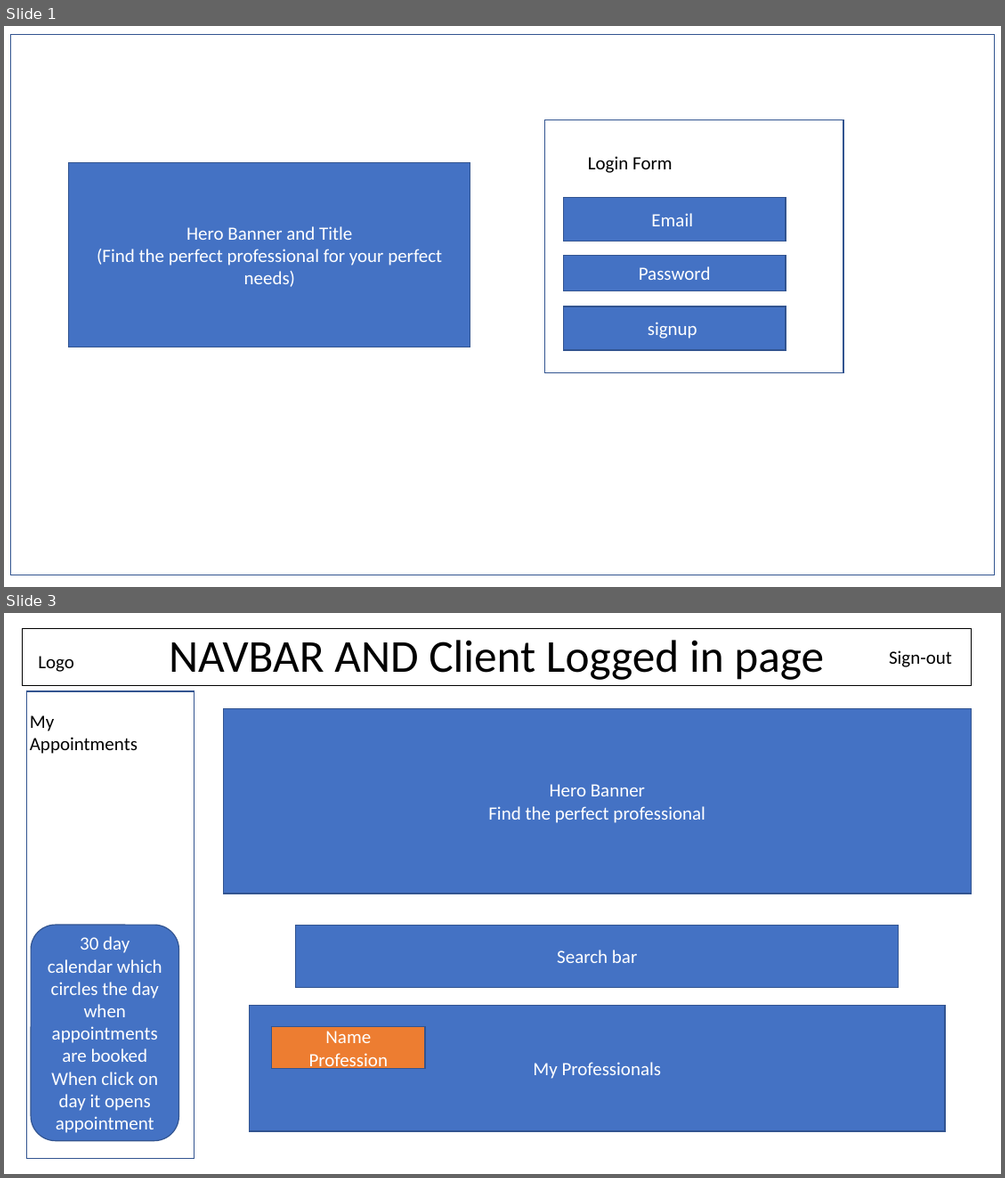
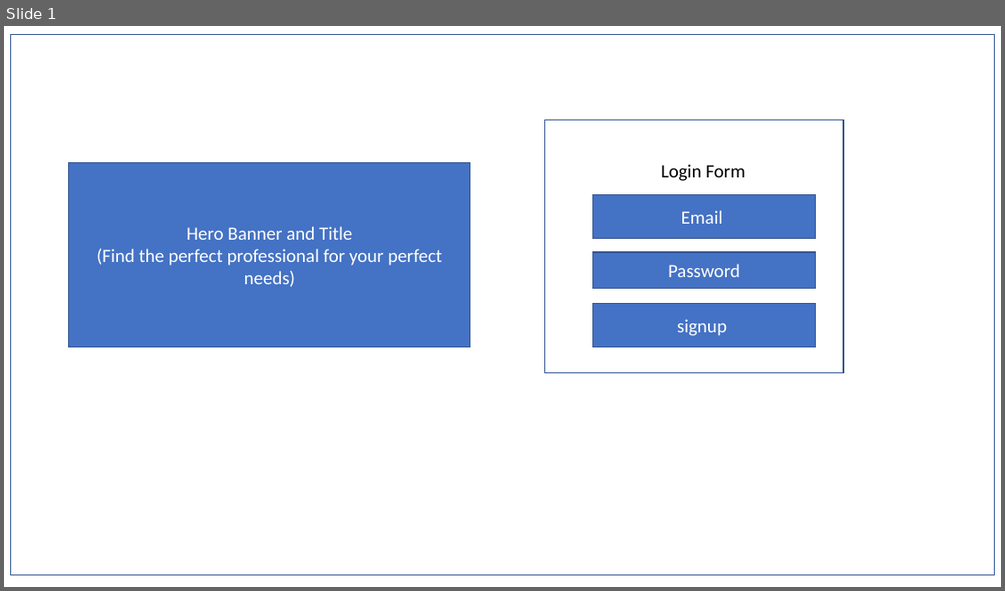
Before and after one commit to breakfireaus/Inter-book, a slide deck: File documents/Wireframe.pptx. Shown one above the other, each under a label of ours: slides 1 and 3 before the commit, slide 1 after it; the slides between them are not shown. The pictures are 1005x1178 and 1005x591 pixels, drawn with LibreOffice and Linux fonts; fonts in the diff are those of the drawing. Boxes give left, top, right and bottom in pixels: in the first picture for what was removed or moved away, otherwise in the second. Text is boxed around its words. In the diff, an @@ line names an element or a change of style, - is before the commit and + after.

```diff
--- a/File documents/Wireframe.pptx
+++ b/File documents/Wireframe.pptx
@@ slide 3 removed at [4, 613, 1001, 1174], background #FFFFFF @@
@@ title removed at [23, 629, 971, 686] @@
-NAVBAR AND Client Logged in page
@@ text removed at [38, 656, 74, 672] @@
-Logo
@@ text removed at [889, 650, 952, 667] @@
-Sign-out
@@ rectangle removed at [26, 691, 194, 1159] @@
@@ text removed at [30, 715, 138, 754] @@
-My Appointments
@@ rectangle removed at [223, 709, 971, 893] @@
-Hero Banner
-Find the perfect professional
@@ rounded rectangle removed at [31, 925, 179, 1141] @@
-30 day calendar which circles the day when appointments are booked
-When click on day it opens appointment
@@ rectangle removed at [296, 925, 898, 988] @@
-Search bar
@@ rectangle removed at [250, 1005, 945, 1131] @@
-My Professionals
@@ rectangle removed at [272, 1027, 425, 1070] @@
-Name
-Profession
@@ slide 1 changed as well @@
@@ text "Login Form": place and size @@
-text "Login Form" at [588, 156, 672, 173]
+text "Login Form" at [661, 164, 744, 181]
@@ 3 rectangles: place and size @@
-3 rectangles at [563, 197, 785, 350]
+3 rectangles at [593, 194, 816, 346]
```
Also in this commit, not shown: 4 other slides changed, 5 other files.
